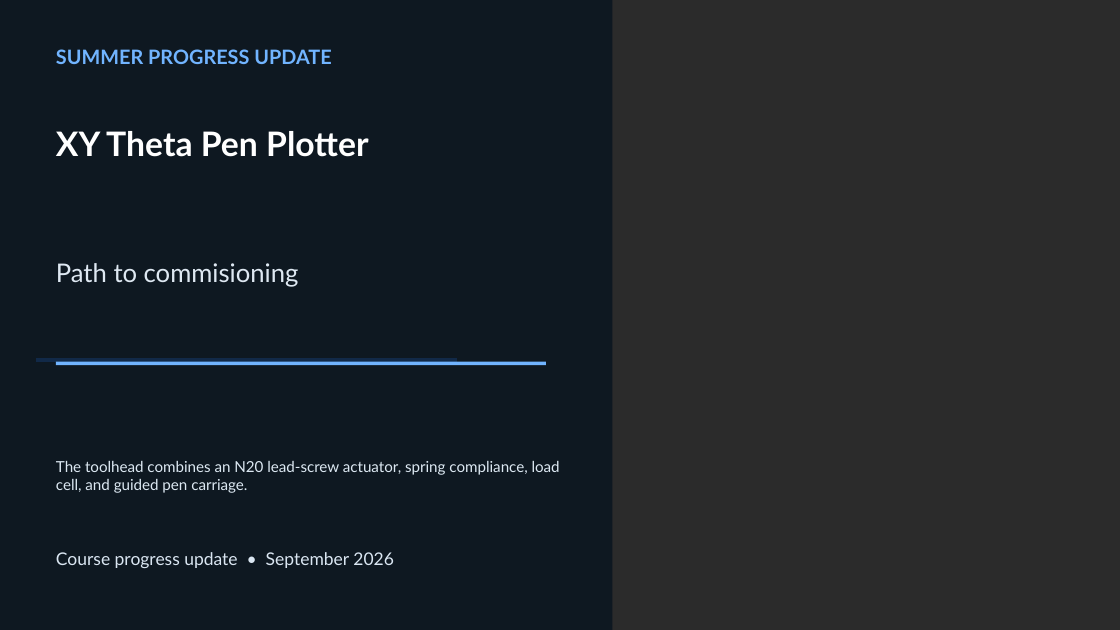
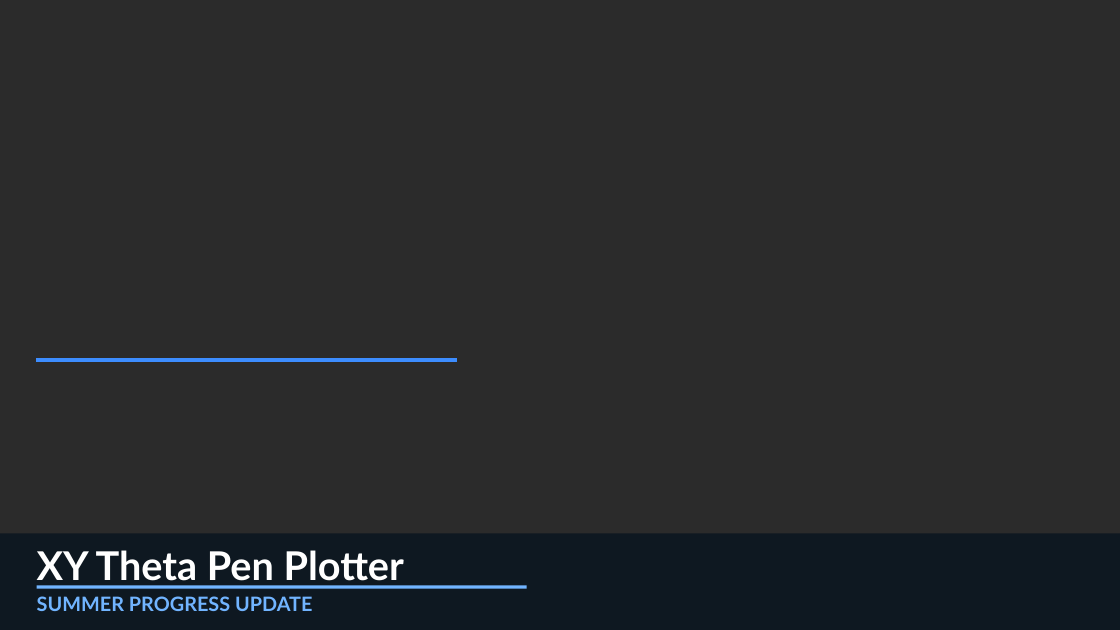
Before and after one commit to kevin-chase-claypool/converter, a slide deck: slide 1 of docs/report/Theta_Pen_Plotter_Summer_Progress_Update.pptx. Drawn at 1120x630 pixels with LibreOffice and Linux fonts; fonts in the diff are those of the drawing; background and template pictures are left out; a plain dark background stands for a picture behind light text. Boxes give left, top, right and bottom in pixels: in the first picture for what was removed or moved away, otherwise in the second. Text is boxed around its words. In the diff, an @@ line names an element or a change of style, - is before the commit and + after.

```diff
--- a/docs/report/Theta_Pen_Plotter_Summer_Progress_Update.pptx
+++ b/docs/report/Theta_Pen_Plotter_Summer_Progress_Update.pptx
@@ text removed at (56,263,299,287) @@
-Path to commisioning
@@ text removed at (56,461,560,493) @@
-The toolhead combines an N20 lead-screw actuator, spring compliance, load cell, and guided pen carriage.
@@ rectangle: place and size @@
-rectangle at (0,0,613,630)
+rectangle at (0,534,1120,630)
@@ text "XY Theta Pen Plotter": place and size @@
-text "XY Theta Pen Plotter" at (56,131,368,157)
+text "XY Theta Pen Plotter" at (37,550,404,588)
@@ text "XY Theta Pen Plotter" at (37,550,404,588): size 28.9 to 34 pt @@
@@ text removed at (56,552,394,568) @@
-Course progress update • September 2026
@@ text "SUMMER PROGRESS UPDATE": place and size @@
-text "SUMMER PROGRESS UPDATE" at (56,49,331,64)
+text "SUMMER PROGRESS UPDATE" at (37,596,312,611)
@@ rectangle: place and size @@
-rectangle at (56,362,546,365)
+rectangle at (37,586,527,589)
```
Also in this commit, not shown: 11 other slides changed, 1 slide added, 1 slide removed, 6 other files.
